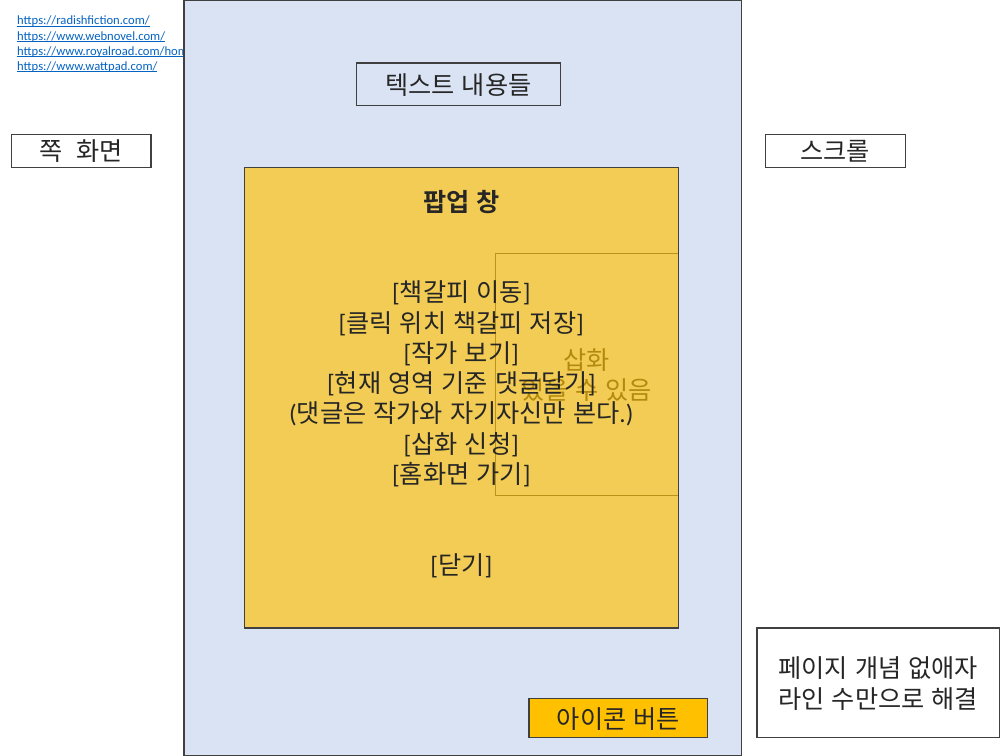
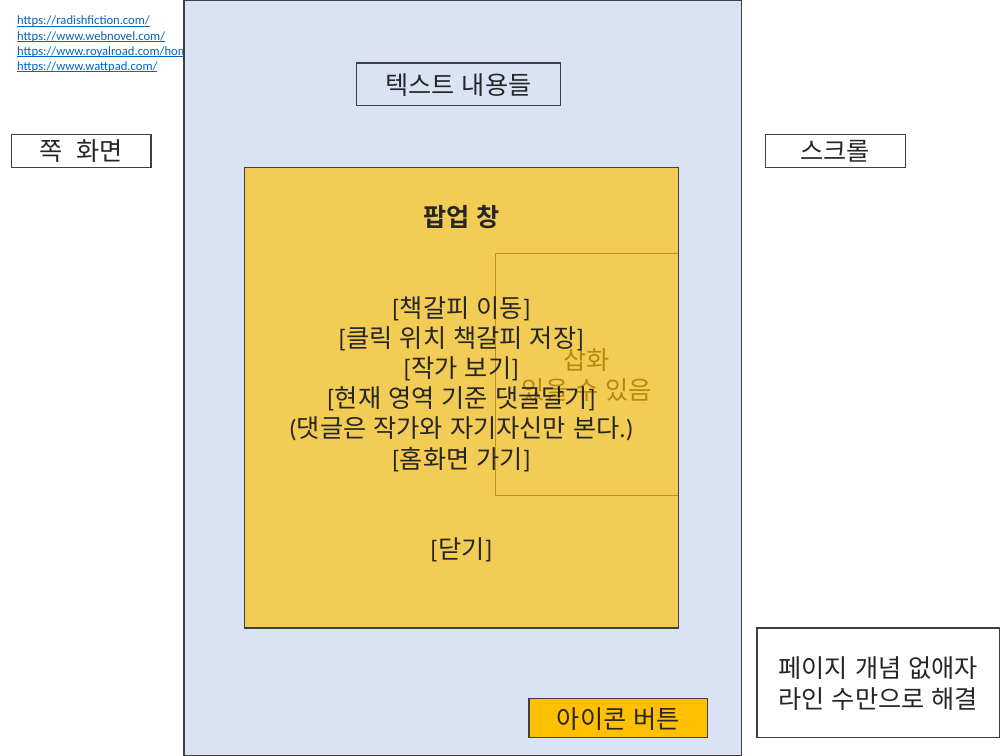
Before and after one commit to himediaai/DongGyun, a slide deck: slide 10 of 기획안(JSP.pptx. Drawn at 1008x756 pixels with LibreOffice and Linux fonts; fonts in the diff are those of the drawing. Boxes give left, top, right and bottom in pixels: in the first picture for what was removed or moved away, otherwise in the second. Text is boxed around its words. In the diff, an @@ line names an element or a change of style, - is before the commit and + after.

```diff
--- a/기획안(JSP.pptx
+++ b/기획안(JSP.pptx
@@ text in rectangle at [404, 427, 519, 459]: paragraph removed @@
-[삽화 신청]
```
Also in this commit, not shown: 1 slide removed, 1 other file.
